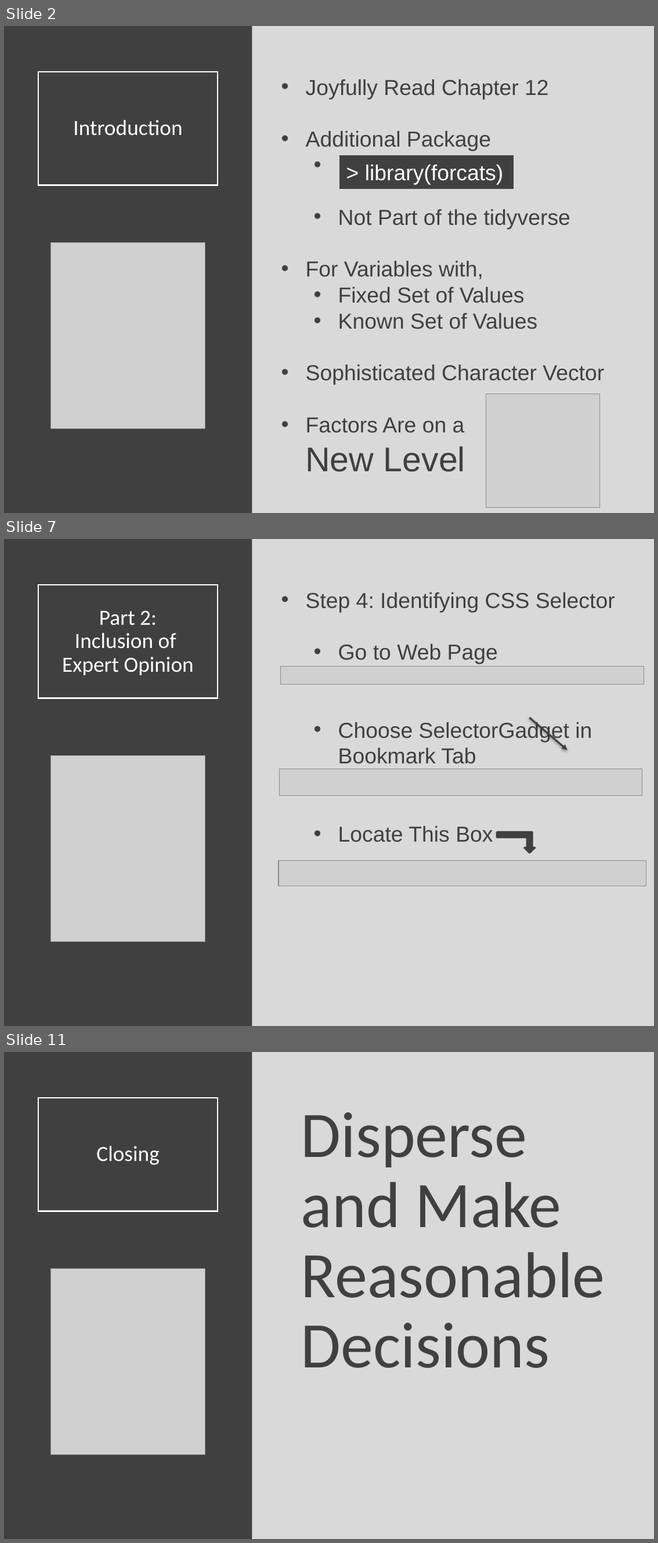
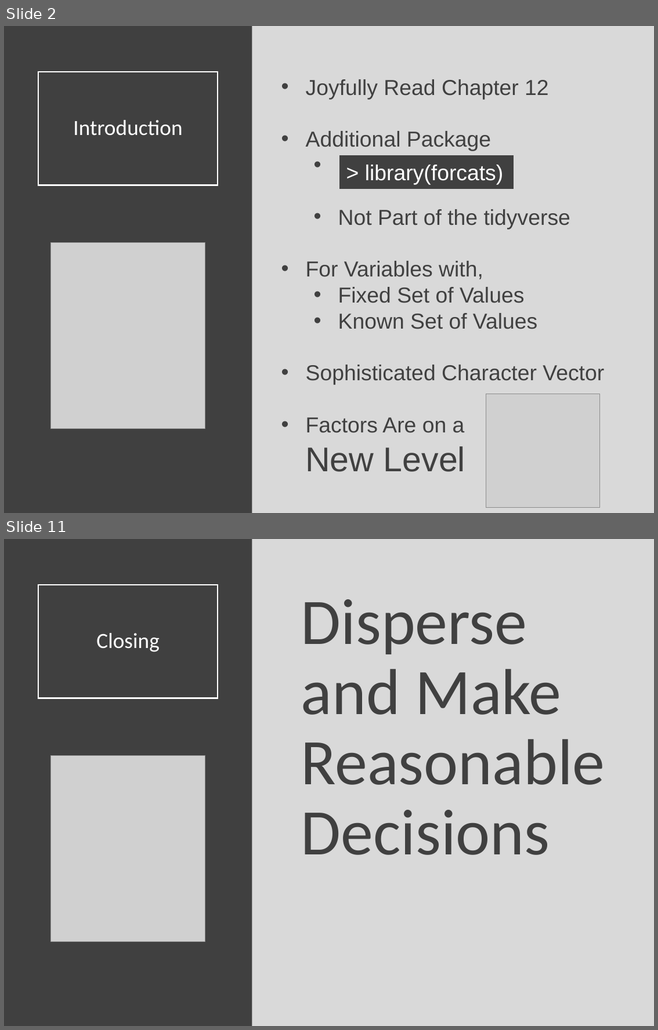
Before and after one commit to Yixf-Self/STOR320_WEBSITE, a slide deck: Lecture/Lecture 17/Lecture 17.pptx. Shown one above the other, each under a label of ours: slides 2, 7 and 11 before the commit, slides 2 and 11 after it; the slides between them are not shown. The pictures are 658x1543 and 658x1030 pixels, drawn with LibreOffice and Linux fonts; fonts in the diff are those of the drawing; grey boxes stand for pictures. Boxes give left, top, right and bottom in pixels: in the first picture for what was removed or moved away, otherwise in the second. Text is boxed around its words. In the diff, an @@ line names an element or a change of style, - is before the commit and + after.

```diff
--- a/Lecture/Lecture 17/Lecture 17.pptx
+++ b/Lecture/Lecture 17/Lecture 17.pptx
@@ slide 7 removed at (x1=4, y1=539, x2=654, y2=1026), background #D9D9D9 @@
@@ rectangle removed at (x1=4, y1=539, x2=252, y2=1026) @@
@@ title removed at (x1=38, y1=584, x2=217, y2=698) @@
-Part 2:
-Inclusion of
-Expert Opinion
@@ text removed at (x1=306, y1=592, x2=615, y2=842) @@
-• Step 4: Identifying CSS Selector
-  • Go to Web Page
-  • Choose SelectorGadget in Bookmark Tab
-  • Locate This Box
@@ picture removed at (x1=281, y1=667, x2=643, y2=684) @@
@@ arrow removed from (529, 718) to (567, 750) @@
@@ picture removed at (x1=51, y1=755, x2=205, y2=942) @@
@@ picture removed at (x1=280, y1=769, x2=642, y2=797) @@
@@ bent up arrow removed at (x1=496, y1=832, x2=534, y2=853) @@
@@ picture removed at (x1=278, y1=860, x2=645, y2=886) @@
```
Also in this commit, not shown: 1 slide changed, 7 slides added, 6 other slides removed, 5 other files.
